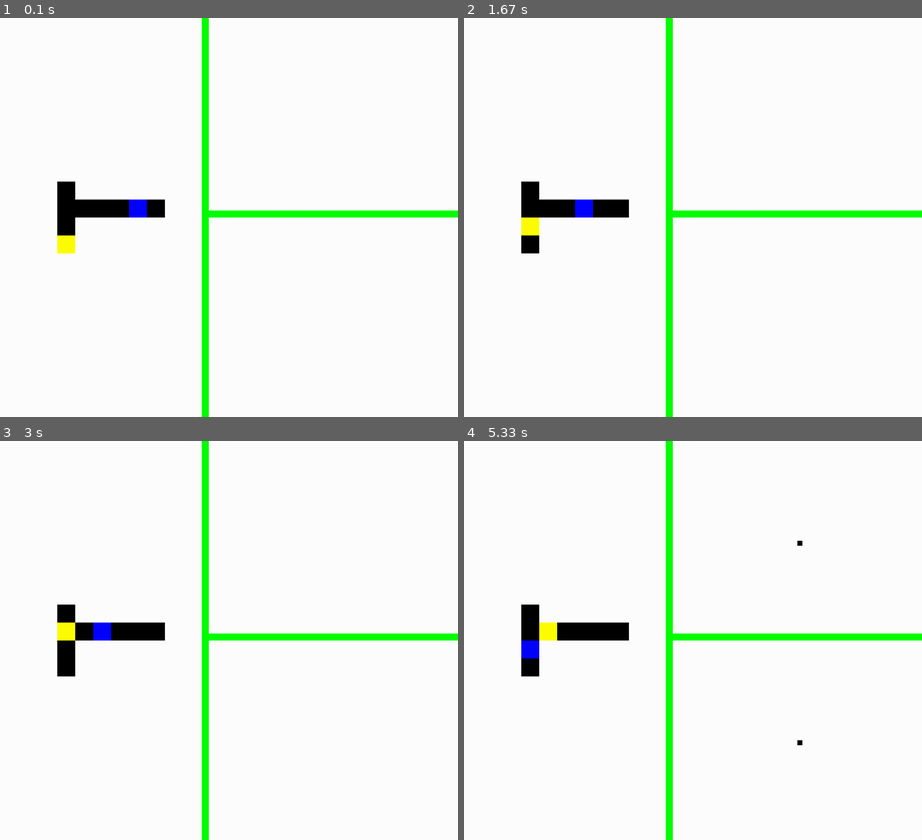
Above: before the commit, frames 1-4 (two rows, left to right).
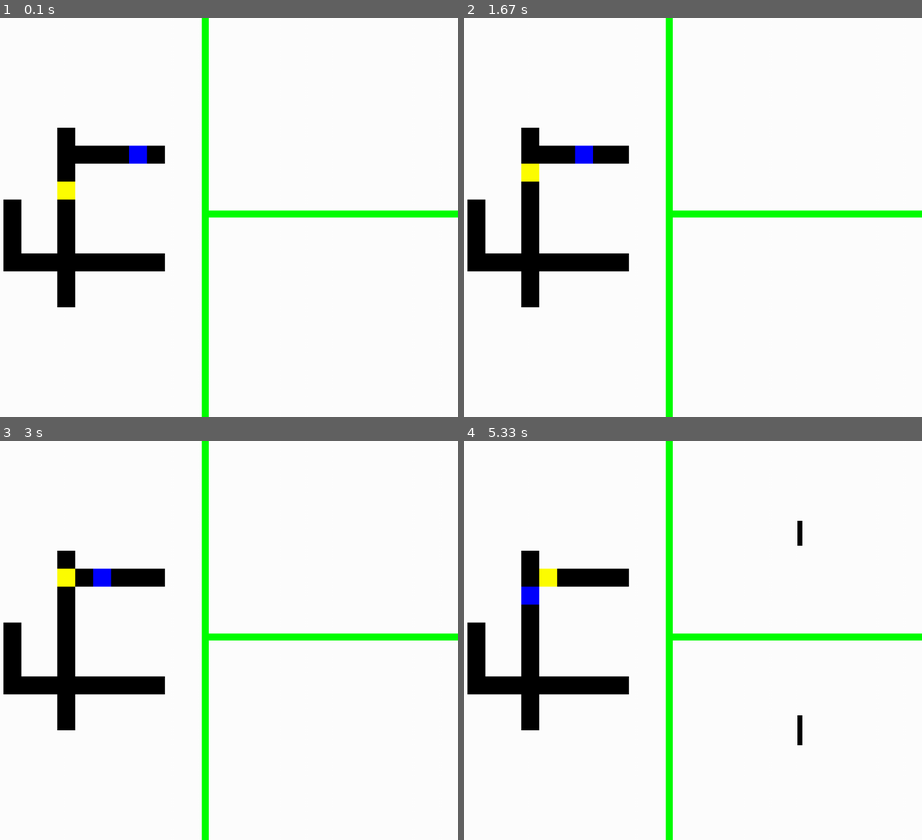
Above: after the commit, the same moments.

Repository: awerenne/multi-robot-mapping
Game: pygame game, started from simulator/gui.py
The game is run twice, just before and just after one commit, with the same random seed, the same clock (stepped at 60 frames per second) and the same inputs.
Inputs:
- Up to frame 1 (0.1 s): no input
- Up to frame 2 (1.67 s): no input
- Up to frame 3 (3 s): no input
- Up to frame 4 (5.33 s): no input

The runs differ from the first frame. In frame 1, 5.3% of the frame differs, in the area x 0-37%, y 27-73%; in frame 2, 5.1%; in frame 3, 5.1%; in frame 4, 5.2%.

Commit message:
Tests & bugs
Adding of hardware tests. FIx bugs in simulator.

Diff:
--- a/master/master.py
+++ b/master/master.py
@@ -23,7 +23,7 @@
 
 
         self.free_specific_ports = [33, 45]
-        self.time_limit = 20  # in seconds
+        self.time_limit = 40  # in seconds
 
 
     def get_id(self):
--- a/simulator/mazes/small.txt
+++ b/simulator/mazes/small.txt
@@ -3,4 +3,10 @@
 XXXX      X
 XXXX XXXXXX
 XXXX XXXXXX
+X XX XXXXXX
+X XX XXXXXX
+X XX XXXXXX
+X         X
+XXXX XXXXXX
+XXXX XXXXXX
 XXXXXXXXXXX
--- a/simulator/worker.py
+++ b/simulator/worker.py
@@ -108,6 +108,7 @@
 
             if situation == "normal":
                 self.actuators.go_straight()
+                self.distance += 1
 
             elif situation == "not-valid":
                 self.actuators.stop()
@@ -133,7 +134,7 @@
                 content_message = {"traveled_distance": self.distance,
                     "taken_direction": new_direction}
                 self.send_msg(self.master_id, "map_info", content_message)
-                self.distance = 0
+                self.distance = 1
 
 
     def direction(self, type_intersection):
--- /dev/null
+++ b/tests/bluetooth/bluetooth-client.py
@@ -0,0 +1,9 @@
+import socket
+
+client_socket=socket.socket(socket.AF_BT,socket.SOCK_STREAM)
+
+client_socket.connect(("00:18:F8:89:8B:A5",1))
+
+client_socket.send("Hello World")
+
+client_socket.close()
Not shown, changed: .gitignore
Not shown, added: slave/include/Actuators.h
Not shown, added: slave/include/Sensors.h
Not shown, added: slave/include/Worker.h
Not shown, added: slave/main.cpp
Not shown, added: slave/src/Actuators.cpp
Not shown, added: slave/src/Sensors.cpp
Not shown, added: slave/src/Worker.cpp
Not shown, added: tests/bluetooth/bluetooth-client.pyo
Not shown, added: tests/hardware-bluetooth/arduino_raspberry.ino
Not shown, added: tests/hardware-bluetooth/hardware-bluetooth.ino
Not shown, added: tests/hardware-combination/3-in-1.ino
(and 4 more such lines)
